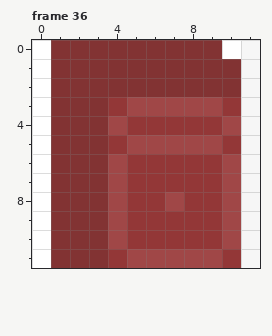
Edited in one commit: pixel-art file (assets/tileset.aseprite). Above: the version before the commit.
12x12 pixels, 56 frames. Colours within 5 levels of each other are drawn and written as one. Shown: frame 36. The commit also changed other frames, which this record leaves out.
Once edited:
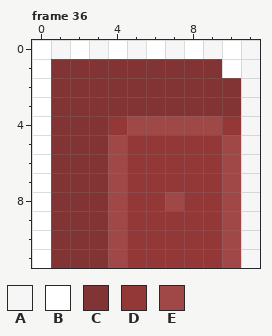
Palette (. is transparent): A #f6f6f6  B #ffffff  C #823333  D #933737  E #a04747
Change:
Frame 36, layer "Foreground transparent":
Colour C gives way to colour A in row 0 at x 1, 3, 5, 7 and 9.
Colour C gives way to colour B in row 0 at x 2, 4, 6 and 8; in row 1 at x 10.
Colour D gives way to colour C in row 3 at x 4 and 10.
Colour E gives way to colour C in row 3 at x 5 to 9.
Colour E gives way to colour D in row 4 at x 4 and 10; in row 5 at x 5 to 9; in row 11 at x 5 to 9.
Colour D gives way to colour E in row 4 at x 5 to 9; in row 5 at x 4 and 10; in row 11 at x 4 and 10.
Pixel boxes of the changes (left, top, right, bottom) in both pictures:
changed: (51, 40, 241, 154)
changed: (108, 249, 241, 268)
